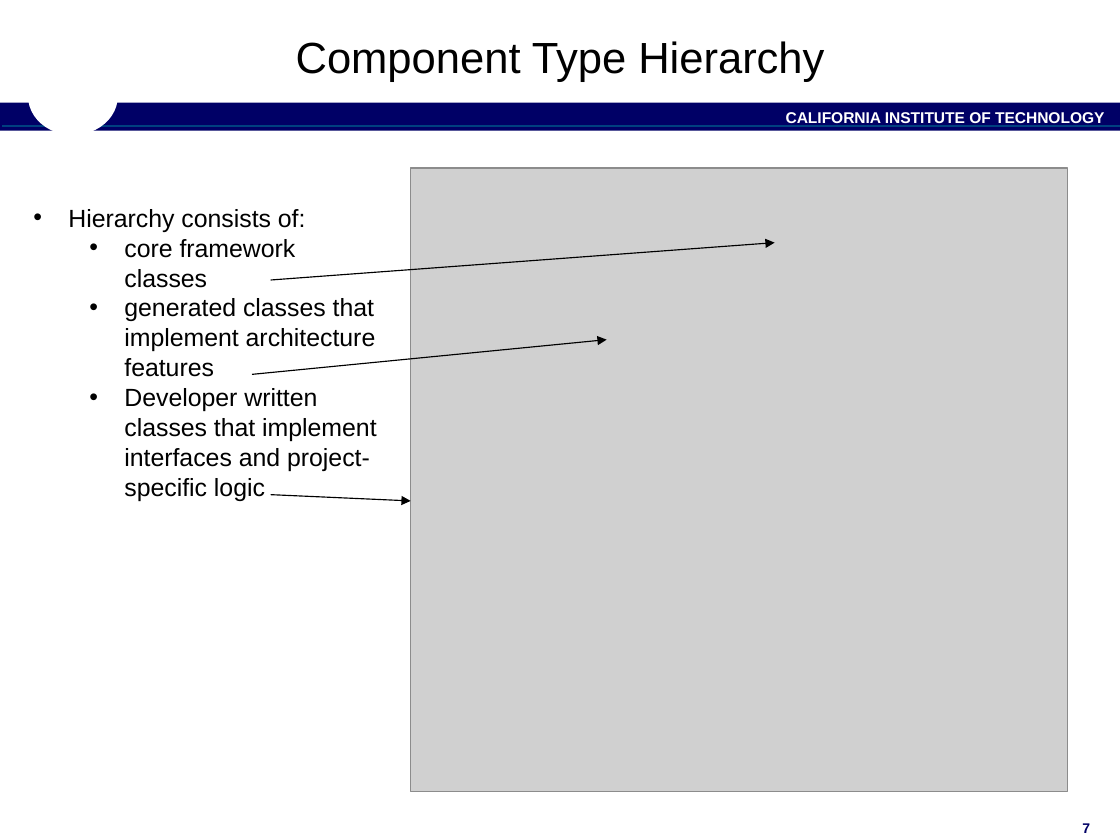
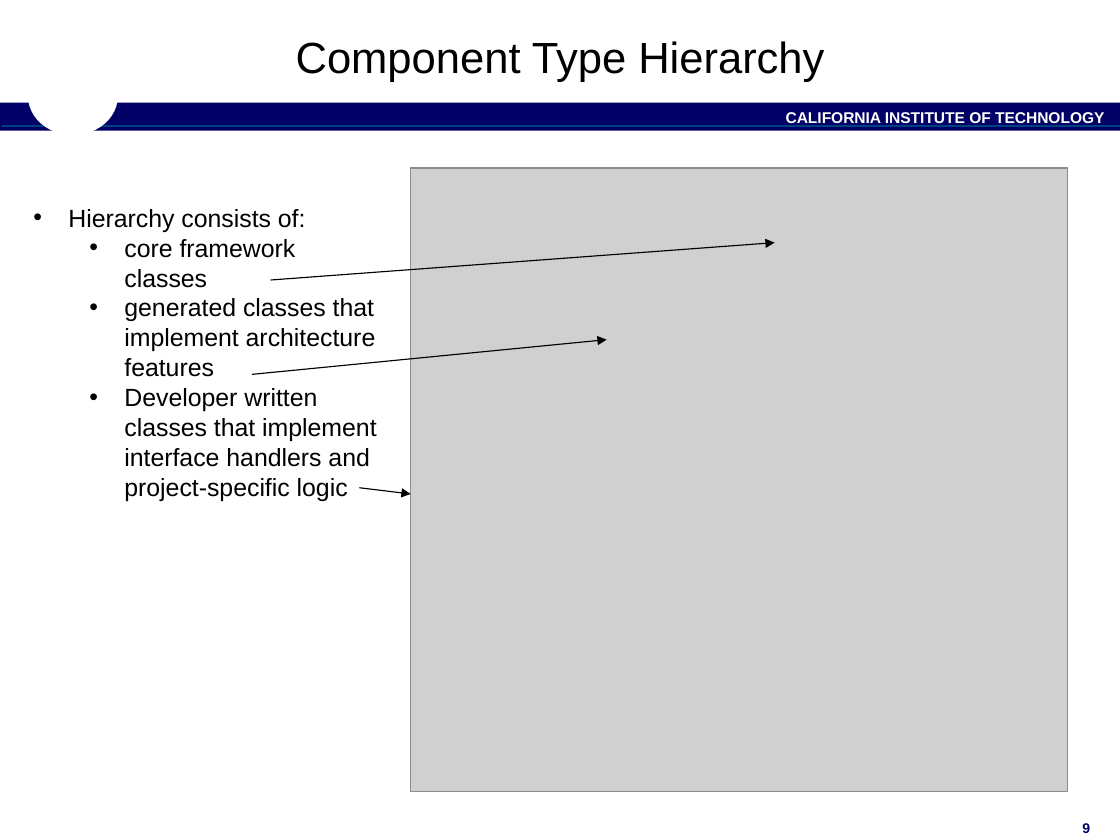
Before and after one commit to nasa/fprime, a slide deck: slide 9 of docs/Architecture/FPrimeSoftwareArchitecture.pptx (slide 7 before the commit). Drawn at 1120x840 pixels with LibreOffice and Linux fonts; fonts in the diff are those of the drawing; grey boxes stand for pictures; background and template pictures are left out. Boxes give left, top, right and bottom in pixels: in the first picture for what was removed or moved away, otherwise in the second. Text is boxed around its words. In the diff, an @@ line names an element or a change of style, - is before the commit and + after.

```diff
--- a/docs/Architecture/FPrimeSoftwareArchitecture.pptx
+++ b/docs/Architecture/FPrimeSoftwareArchitecture.pptx
@@ text at (x1=124, y1=388, x2=376, y2=501): text changed @@
-  • Developer written classes that implement interfaces and project-specific logic
+  • Developer written classes that implement interface handlers and project-specific logic
@@ arrow moved from (271, 495) - (411, 501) to (360, 487) - (411, 494) @@
@@ page number at (x1=1082, y1=823, x2=1090, y2=833): text changed @@
-7
+9
```
Also in this commit, not shown: 20 other slides changed, 7 slides added.
